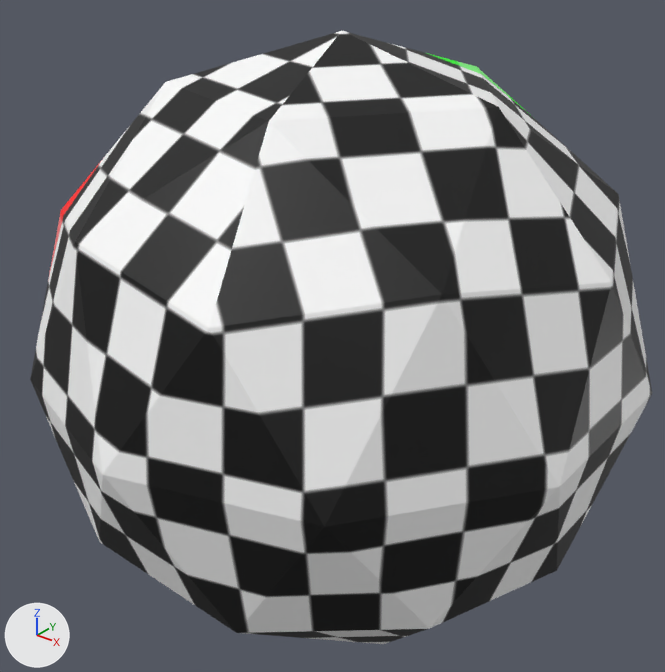
Two versions of the OBJ model twin/data/sphere/uvsphere3.obj, one commit apart.
Rendered twice from a camera (50 mm lens) standing at (1.716, -2.19, 1.368) and looking at (-0.027, -0.011, 0.017). The axes (+X, +Y, +Z) are drawn at lower left. The lights are the same throughout. Where no turn or scale is listed for an object, it has been applied to the vertices.
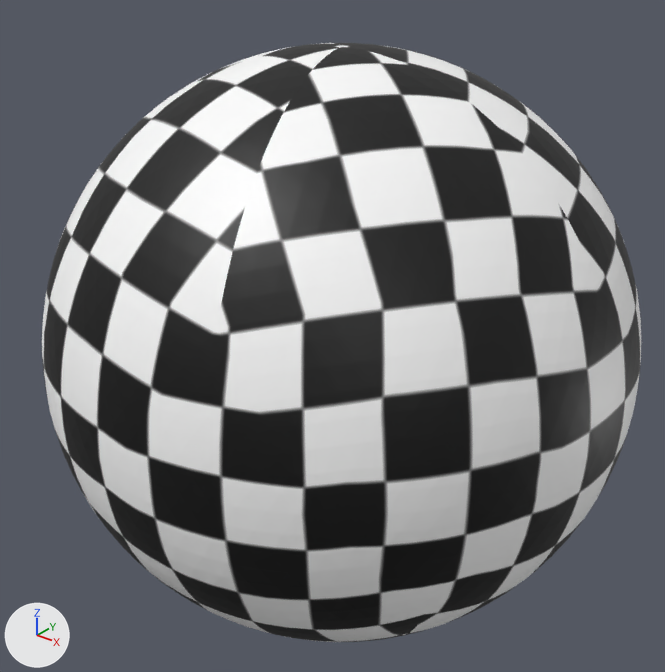
What changed in the scene script:
```text
Change me_icosphere:
    used by ob_icosphere; location = (0.0, 0.0, 0.0)
    remove me_icosphere.from_pydata(...)  # 2562 vertices, 5120 faces; spans x -0.95..0.95, y -1.0..1.0, z -1.0..1.0
    add me_icosphere.from_pydata(...)  # 2562 vertices, 5120 faces; spans x -0.96..0.96, y -0.96..0.96, z -0.96..0.96
    me_icosphere part 1: 1472 of 2562 vertices moved; they spanned x -0.95..0.95, y -1.0..1.0, z -1.0..1.0 and now span x -0.96..0.96, y -0.96..0.96, z -0.96..0.96; mean shift (0.0, 0.0, 0.0); largest move (-0.53, 0.0, -0.85) -> (-0.5, 0.0, -0.81)
    me_icosphere part 2: edges marked sharp go from 960 to 7680
```

Where the change shows, as pixel boxes [x1, y1, x2, y2] in the pictures (665 x 672 px; the box of a moved part takes in the faces that stretch with it):
'Icosphere', reshaped: before [30, 31, 652, 644]; after [42, 43, 641, 642]
part 1 of me_icosphere, moved or reshaped: before [30, 31, 652, 644]; after [42, 43, 641, 642]
part 2 of me_icosphere, shading changed: [43, 59, 634, 637] in both
